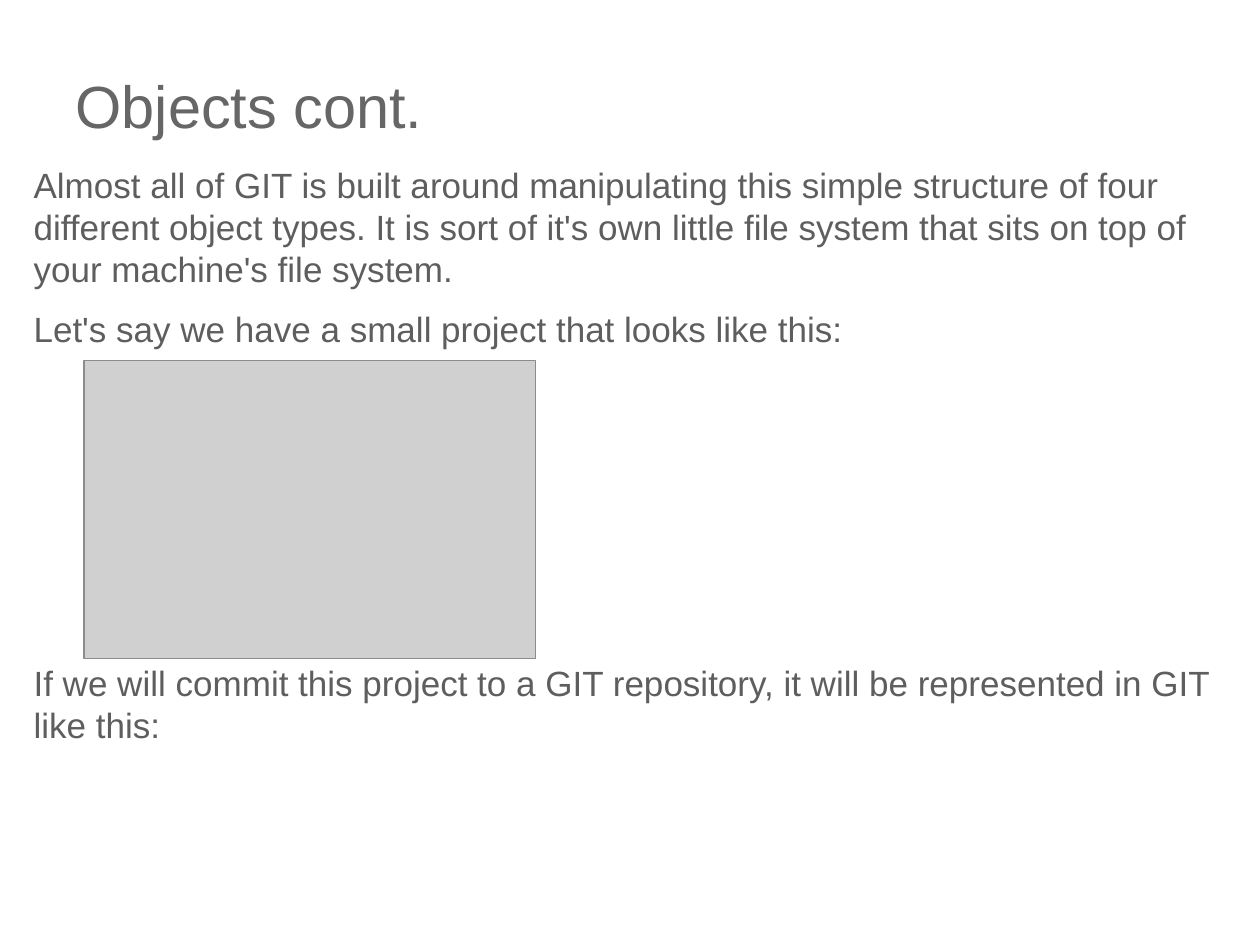
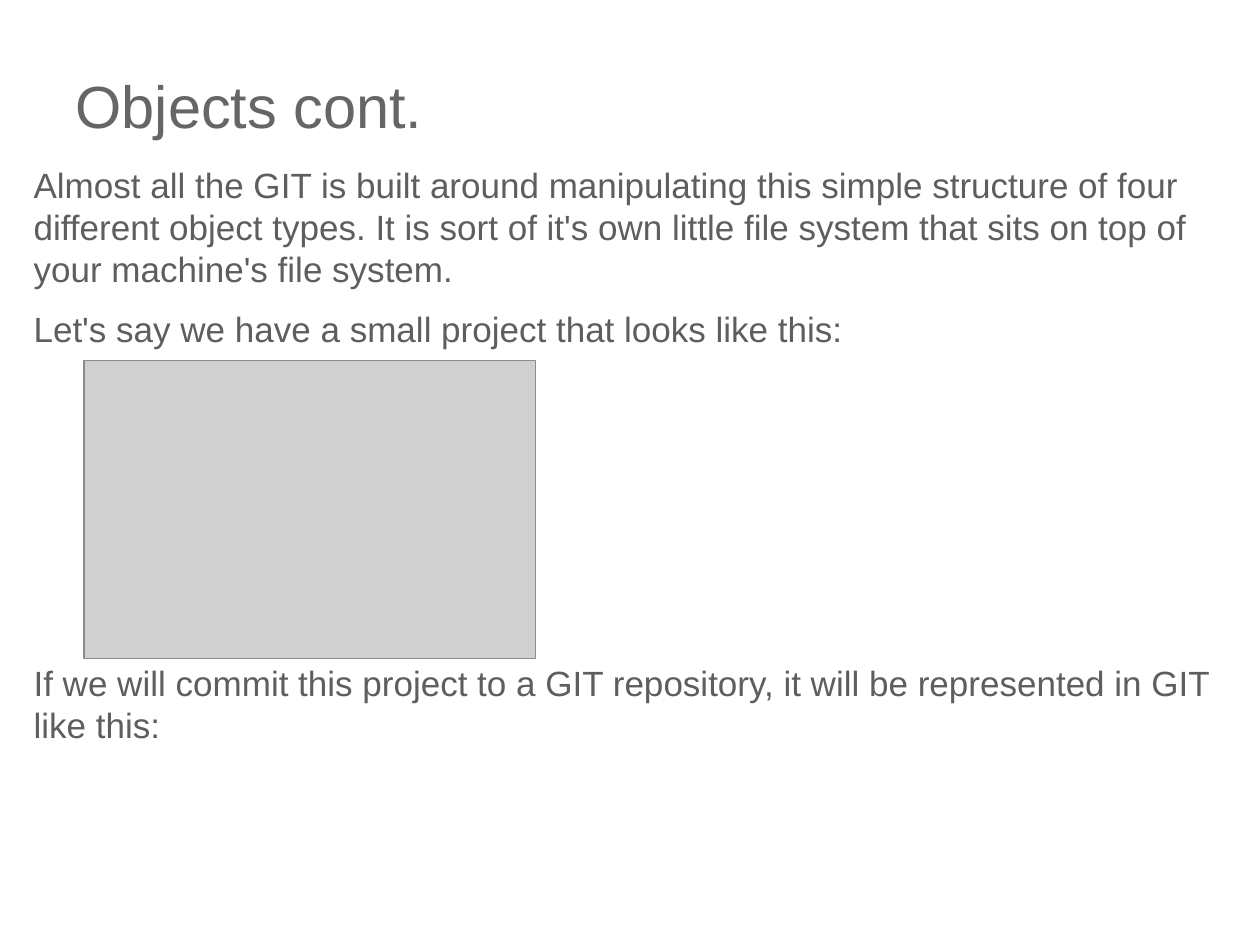
Before and after one commit to ilyaro/mysite, a slide deck: slide 13 of WorkStuff/Courses/Git/Git_General_Training_Lab/Git_General_Training_ap.ppt.pptx. Drawn at 1260x945 pixels with LibreOffice and Linux fonts; fonts in the diff are those of the drawing; grey boxes stand for pictures. Boxes give left, top, right and bottom in pixels: in the first picture for what was removed or moved away, otherwise in the second. Text is boxed around its words. In the diff, an @@ line names an element or a change of style, - is before the commit and + after.

```diff
--- a/WorkStuff/Courses/Git/Git_General_Training_Lab/Git_General_Training_ap.ppt.pptx
+++ b/WorkStuff/Courses/Git/Git_General_Training_Lab/Git_General_Training_ap.ppt.pptx
@@ text at <box>34,172,1186,289</box>: text changed @@
-Almost all of GIT is built around manipulating this simple structure of four different object types. It is sort of it's own little file system that sits on top of your machine's file system.
+Almost all the GIT is built around manipulating this simple structure of four different object types. It is sort of it's own little file system that sits on top of your machine's file system.
```
Also in this commit, not shown: 10 other slides changed, 1 other file.
